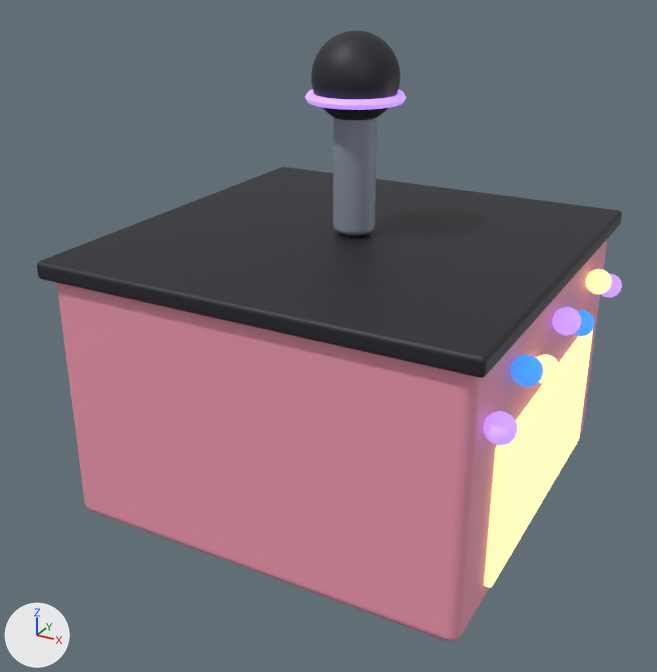
What one commit did to the glTF model public/models/karaoke.glb.
Before and after are seen from a 50 mm lens placed at (6.73, -13.13, 9.23), pointed at (-0.14, -0.63, 2.98). Every picture has the same lights, and +X, +Y and +Z are marked at lower left. The picture after the commit comes second. Where no turn or scale is listed for an object, it has been applied to the vertices. Vertices at exactly the same position are counted once.

Script lines for the objects in view, before the commit:
```python
me_karaoke_002 = bpy.data.meshes.new('karaoke.002')
me_karaoke_002.from_pydata(...)  # 2524 vertices, 4984 faces; spans x -3.79..3.79, y -3.66..3.66, z -3.95..3.95
me_karaoke_002.materials.append(mat_toy)
ob_karaoke = bpy.data.objects.new('karaoke', me_karaoke_002)
ob_karaoke.location = (0.13, 0.01, 3.95)
```
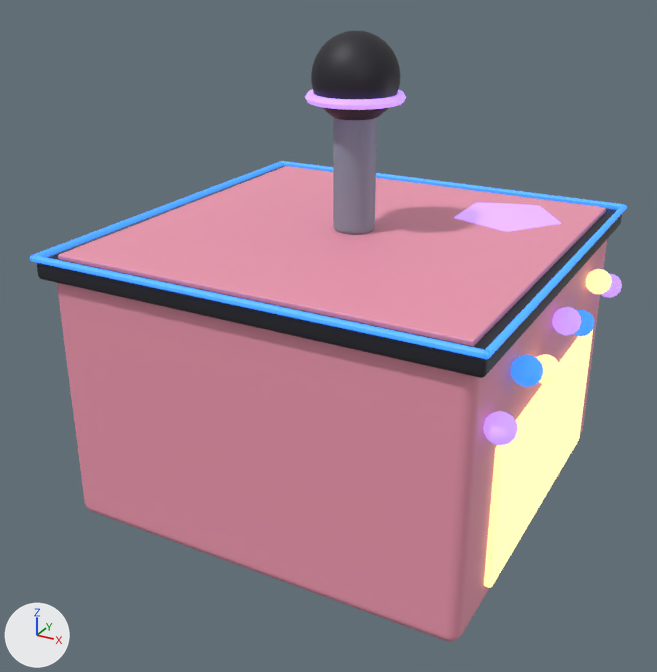
Where the newer file only moved an object's origin or applied its transform, the numbers keep the older frame.

Boxes (x1, y1, x2, y2) around the edits, measured in the pictures (657 x 672 px):
'karaoke', reshaped
    before: (37, 31, 622, 641)
    after: (30, 31, 627, 641)
part 1 of me_karaoke_002, added (purple)
    after: (454, 202, 561, 232)
part 2 of me_karaoke_002, added (pink)
    after: (58, 166, 606, 346)
part 3 of me_karaoke_002, added
    after: (30, 161, 627, 359)

The change in detail:
me_karaoke_002 is used by ob_karaoke; location (0.13, 0.01, 3.95).
me_karaoke_002 had 2524 vertices, 4984 faces and spanned x -3.79..3.79, y -3.66..3.66, z -3.95..3.95.
me_karaoke_002 now has 2755 vertices, 5454 faces and spans x -3.84..3.79, y -3.71..3.69, z -3.95..3.95.
me_karaoke_002 part 1: a new loose piece, a 5-sided cone pointing to +z spanning x 0.98..2.96, y 0.94..3.04, z 0.75..1.0, in mat_toy.
me_karaoke_002 part 2: a new loose piece of 152 vertices spanning x -3.54..3.26, y -3.41..3.39, z 0.68..0.78, in mat_toy.
me_karaoke_002 part 3: a new loose piece of 72 vertices spanning x -3.84..3.56, y -3.71..3.69, z 0.7..0.8, in mat_toy.
